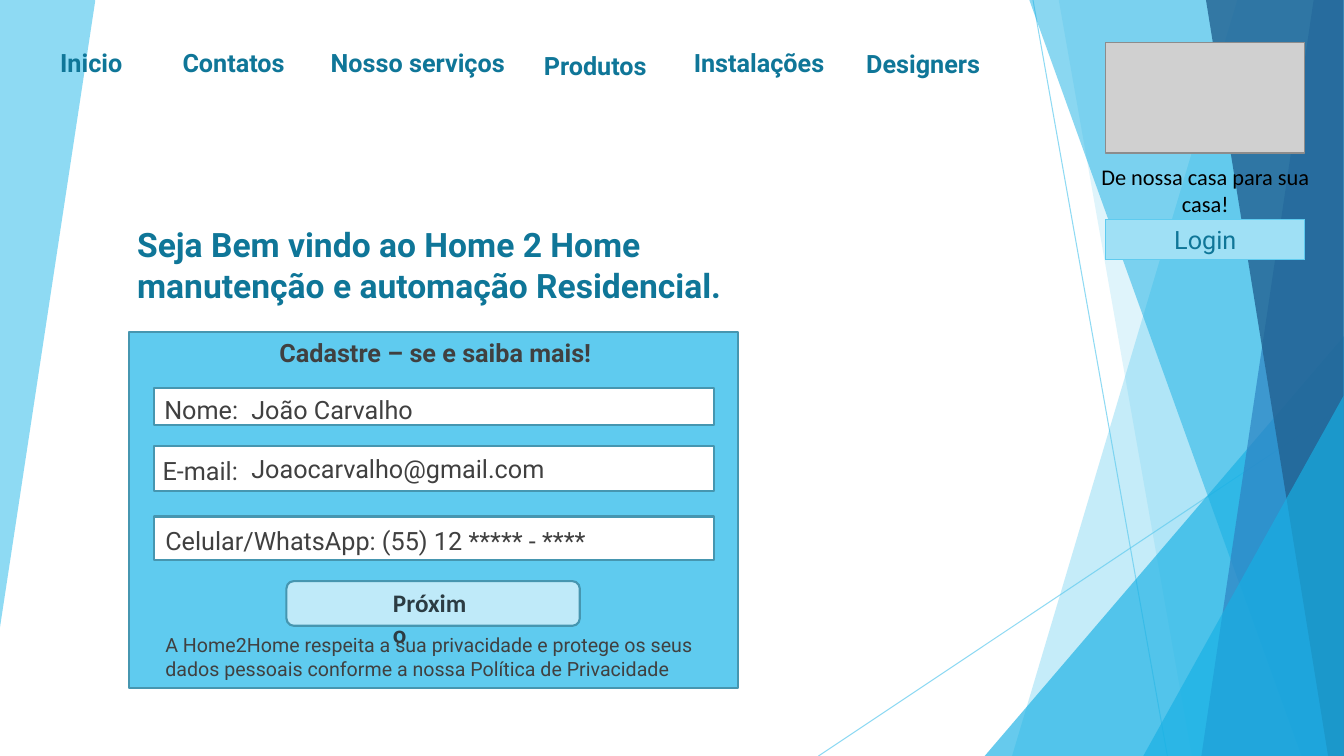
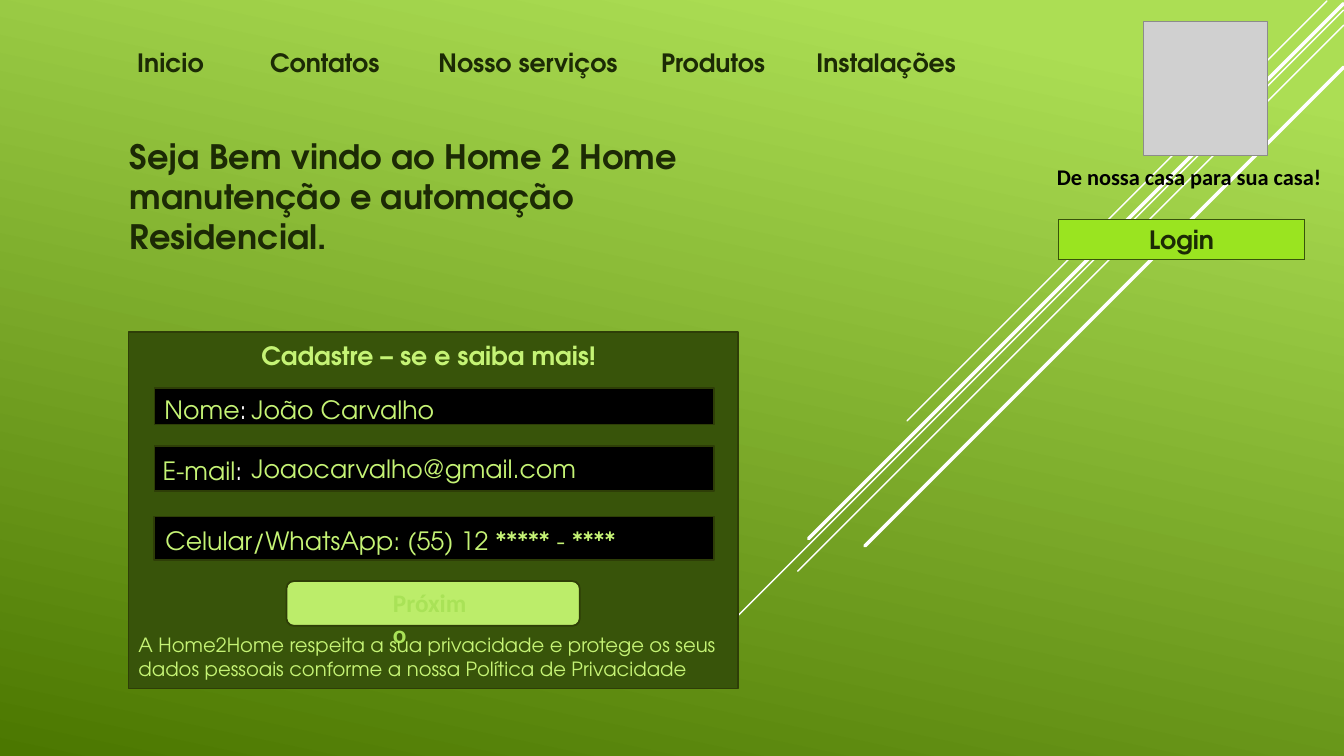
Before and after one commit to JVictor94/projeto, a slide deck: slide 6 of Projeto Automação Prototipo.pptx. Drawn at 1344x756 pixels with LibreOffice and Linux fonts; fonts in the diff are those of the drawing; grey boxes stand for pictures. Boxes give left, top, right and bottom in pixels: in the first picture for what was removed or moved away, otherwise in the second. Text is boxed around its words. In the diff, an @@ line names an element or a change of style, - is before the commit and + after.

```diff
--- a/Projeto Automação Prototipo.pptx
+++ b/Projeto Automação Prototipo.pptx
@@ background #FFFFFF to gradient #ACDF55 to #4C7800 @@
@@ line added from (1344, 10) to (674, 681), #FFFFFF 1 pt @@
@@ line added from (1344, 25) to (798, 572), #FFFFFF 1 pt @@
@@ line added from (1344, 4) to (809, 538), #FFFFFF 2.5 pt @@
@@ line added from (1327, 1) to (907, 421), #FFFFFF 1 pt @@
@@ picture resized from (x1=1106, y1=42, x2=1306, y2=153) to (x1=1143, y1=21, x2=1267, y2=155) @@
@@ text "Inicio" moved from (x1=60, y1=49, x2=122, y2=78) to (x1=137, y1=52, x2=203, y2=73) @@
@@ text "Contatos" moved from (x1=183, y1=54, x2=285, y2=73) to (x1=270, y1=53, x2=379, y2=73) @@
@@ text "Nosso serviços" moved from (x1=331, y1=53, x2=505, y2=78) to (x1=438, y1=52, x2=618, y2=79) @@
@@ font Roboto to TeX Gyre Adventor, text colour #0F7698 to #1C2A05 in 6 elements at (x1=270, y1=53, x2=379, y2=73), (x1=438, y1=52, x2=618, y2=79), (x1=137, y1=52, x2=203, y2=73), (x1=130, y1=143, x2=677, y2=224), (x1=816, y1=52, x2=956, y2=79), (x1=661, y1=53, x2=765, y2=73) @@
@@ text "Produtos" moved from (x1=544, y1=56, x2=647, y2=76) to (x1=661, y1=53, x2=765, y2=73) @@
@@ text "Instalações" moved from (x1=694, y1=53, x2=824, y2=78) to (x1=816, y1=52, x2=956, y2=79) @@
@@ text removed at (x1=866, y1=54, x2=980, y2=79) @@
-Designers
@@ line added from (1344, 68) to (865, 546), #FFFFFF 2.5 pt @@
@@ text "Seja Bem vindo ao Home ..." moved from (x1=137, y1=231, x2=721, y2=306) to (x1=130, y1=143, x2=677, y2=224) @@
@@ text "De nossa casa para sua ..." moved from (x1=1101, y1=167, x2=1309, y2=212) to (x1=1057, y1=167, x2=1321, y2=192) @@
@@ text "De nossa casa para sua ..." at (x1=1057, y1=167, x2=1321, y2=192): bold on @@
@@ rectangle "Login" resized from (x1=1106, y1=219, x2=1306, y2=259) to (x1=1059, y1=219, x2=1306, y2=259) @@
@@ rectangle "Login" at (x1=1059, y1=219, x2=1306, y2=259): font Roboto to TeX Gyre Adventor, text colour #0F7698 to #1C2A05, bold on; fill #9FE0F5 to #9AE420; outline #5FCBEF 0.75 pt to #38540A 0.75 pt @@
@@ rectangle at (x1=129, y1=333, x2=738, y2=689): fill #5FCBEF to #38540A; outline #4696B1 1.5 pt to #2E3E07 1.25 pt @@
@@ text "Cadastre – se e saiba ..." moved from (x1=279, y1=343, x2=591, y2=363) to (x1=261, y1=345, x2=596, y2=366) @@
@@ text "Nome:" at (x1=164, y1=400, x2=246, y2=431): font Roboto to TeX Gyre Adventor; text colour #404040 to #C5F375, text colour #404040 to #FFFFFF in "Nome:" @@
@@ font Roboto to TeX Gyre Adventor, text colour #404040 to #C5F375 in 5 elements at (x1=138, y1=632, x2=686, y2=680), (x1=165, y1=531, x2=489, y2=562), (x1=261, y1=345, x2=596, y2=366), (x1=251, y1=459, x2=576, y2=484), (x1=251, y1=400, x2=434, y2=431) @@
@@ group removed at (x1=0, y1=0, x2=1344, y2=756): 6 freeform shapes, 2 lines, 2 triangles @@
@@ text "E-mail:" at (x1=163, y1=461, x2=243, y2=492): font Roboto to TeX Gyre Adventor; text colour #404040 to #C5F375, text colour #404040 to #FFFFFF in "E-mail:" @@
@@ fill #FFFFFF to #000000; outline #4696B1 1.5 pt to #2E3E07 1.25 pt in 3 elements at (x1=154, y1=388, x2=714, y2=425), (x1=154, y1=446, x2=714, y2=491), (x1=154, y1=516, x2=714, y2=560) @@
@@ rounded rectangle at (x1=286, y1=582, x2=580, y2=626): fill #BFEAF9 to #BCED6A; outline #4696B1 1.5 pt to #2E3E07 1.25 pt @@
@@ text "Próximo" at (x1=383, y1=583, x2=486, y2=623): text colour #2C3C43 to #A9E257 @@
@@ text "A Home2Home respeita a sua ..." moved from (x1=165, y1=634, x2=693, y2=680) to (x1=138, y1=632, x2=686, y2=680) @@
```
Also in this commit, not shown: 13 other slides changed, 9 slides added, 1 slide removed, 7 other files.
